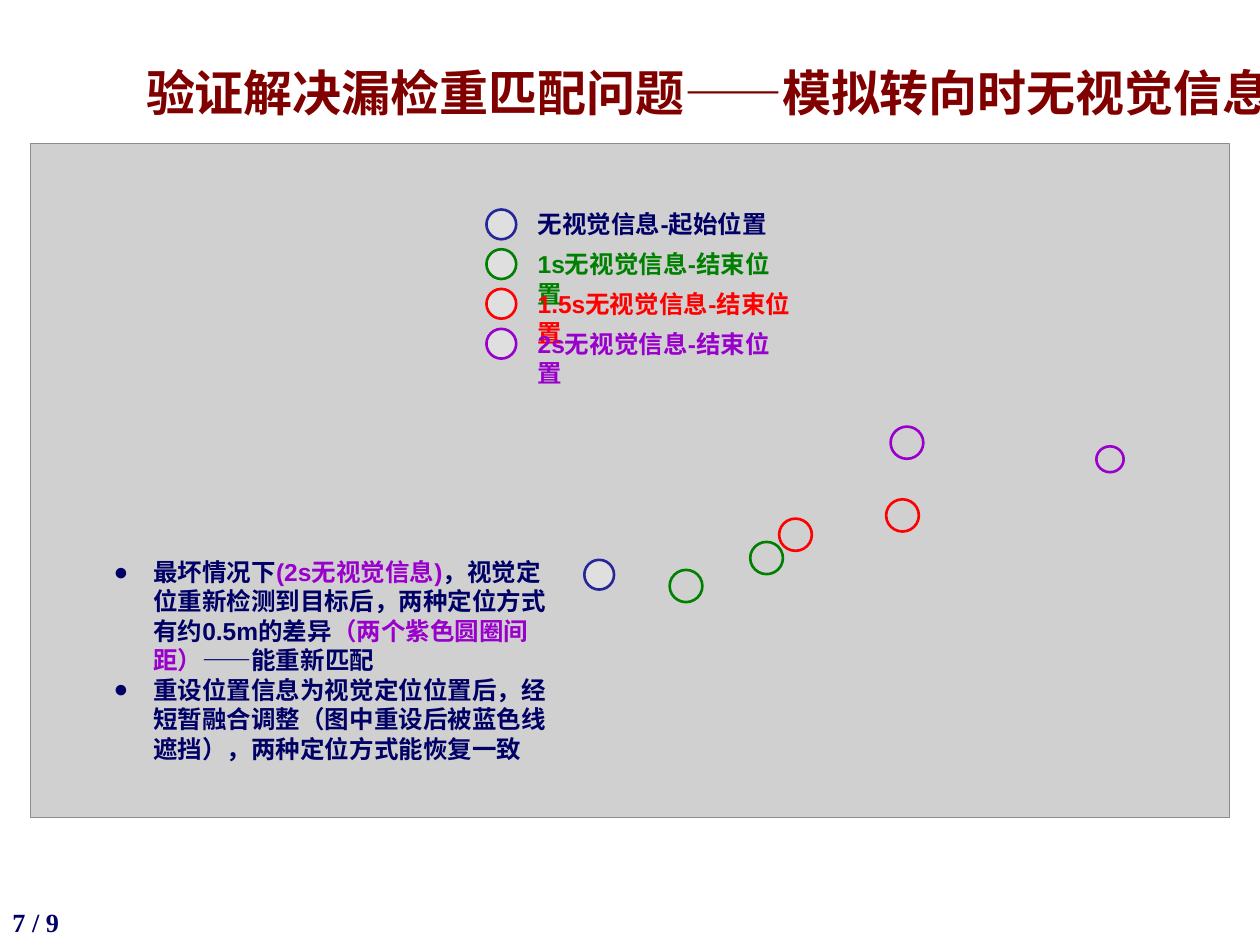
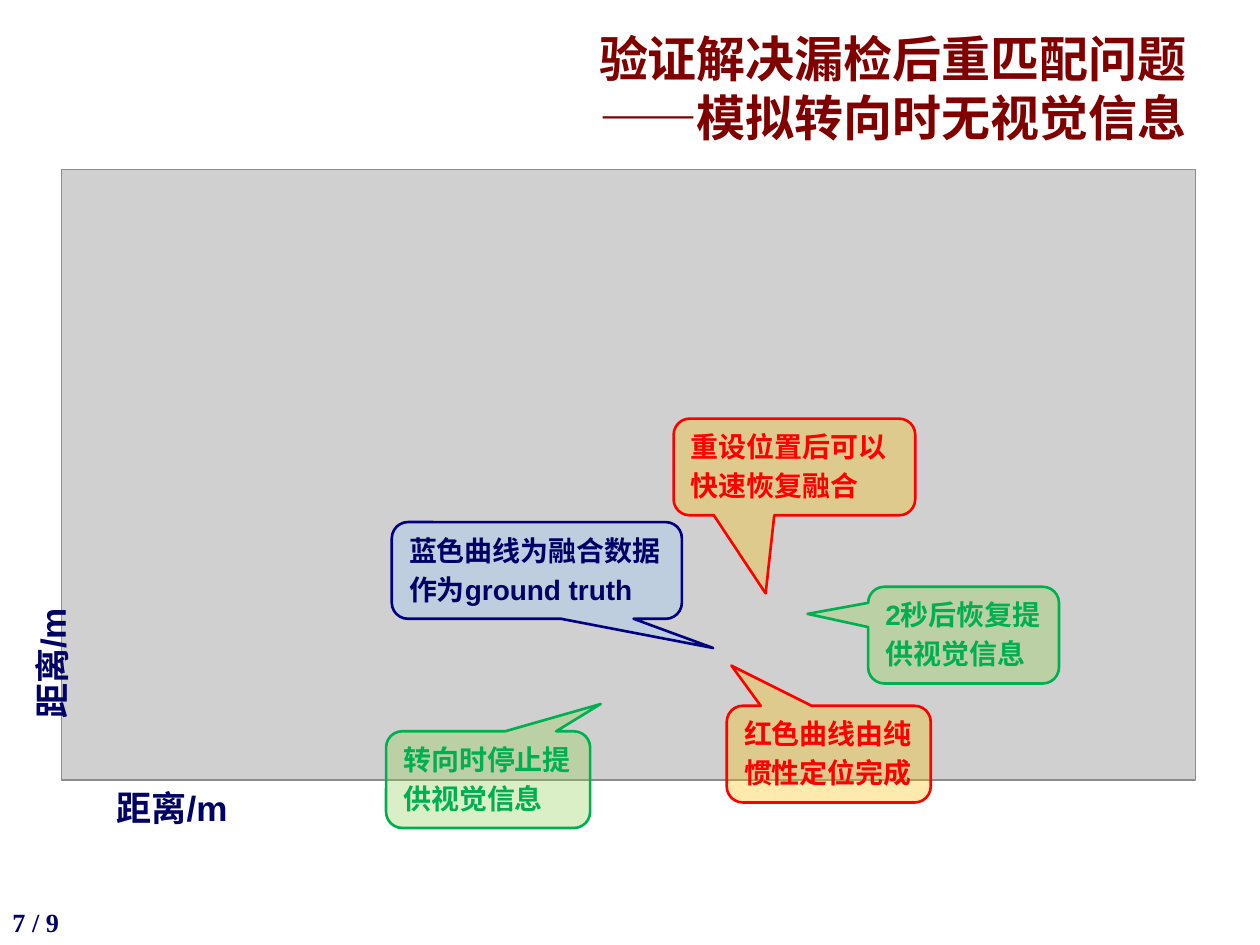
Before and after one commit to potato1996/FinalYearProject, a slide deck: slide 7 of slides/答辩ppt-杜大有1300012870.pptx. Drawn at 1260x945 pixels with LibreOffice and Linux fonts; fonts in the diff are those of the drawing; grey boxes stand for pictures; background and template pictures are left out. Boxes give left, top, right and bottom in pixels: in the first picture for what was removed or moved away, otherwise in the second. Text is boxed around its words. In the diff, an @@ line names an element or a change of style, - is before the commit and + after.

```diff
--- a/slides/答辩ppt-杜大有1300012870.pptx
+++ b/slides/答辩ppt-杜大有1300012870.pptx
@@ title at <box>599,35,1186,141</box>: text changed @@
-验证解决漏检重匹配问题——模拟转向时无视觉信息
+验证解决漏检后重匹配问题
+——模拟转向时无视觉信息
@@ picture: place and size @@
-picture at <box>30,144,1230,818</box>
+picture at <box>62,169,1196,780</box>
@@ ellipse removed at <box>486,209,517,239</box> @@
@@ text removed at <box>538,212,767,236</box> @@
-无视觉信息-起始位置
@@ ellipse removed at <box>486,249,517,280</box> @@
@@ text removed at <box>538,253,770,309</box> @@
-1s无视觉信息-结束位置
@@ ellipse removed at <box>486,289,517,319</box> @@
@@ text removed at <box>538,293,790,348</box> @@
-1.5s无视觉信息-结束位置
@@ ellipse removed at <box>486,329,517,359</box> @@
@@ text removed at <box>538,333,770,388</box> @@
-2s无视觉信息-结束位置
@@ rounded speech box added at <box>674,418,916,515</box>, fill #FFC000 at 32% opacity, outline #FF0000 1.5 pt, 16 pt, text #FF0000, bold @@
+重设位置后可以
+快速恢复融合
@@ ellipse removed at <box>891,427,924,460</box> @@
@@ ellipse removed at <box>1096,446,1124,472</box> @@
@@ ellipse removed at <box>886,499,919,532</box> @@
@@ rounded speech box added at <box>392,522,682,619</box>, fill #99CCFF at 32% opacity, outline #000080 1.5 pt, 16 pt, text #000066, bold @@
+蓝色曲线为融合数据
+作为ground truth
@@ ellipse removed at <box>779,519,811,552</box> @@
@@ text removed at <box>153,560,546,761</box> @@
-● 最坏情况下(2s无视觉信息)，视觉定位重新检测到目标后，两种定位方式有约0.5m的差异（两个紫色圆圈间距）——能重新匹配
-● 重设位置信息为视觉定位位置后，经短暂融合调整（图中重设后被蓝色线遮挡），两种定位方式能恢复一致
@@ ellipse removed at <box>585,559,615,590</box> @@
@@ ellipse removed at <box>750,542,782,575</box> @@
@@ ellipse removed at <box>669,570,702,602</box> @@
@@ rounded speech box added at <box>868,587,1058,684</box>, fill #92D050 at 32% opacity, outline #00B050 1.5 pt, 16 pt, text #00B050, bold @@
+2秒后恢复提
+供视觉信息
@@ text added at <box>25,619,76,716</box>, 20 pt, text #000066, bold @@
+距离/m
@@ rounded speech box added at <box>727,706,931,803</box>, fill #FFC000 at 32% opacity, outline #FF0000 1.5 pt, 16 pt, text #FF0000, bold @@
+红色曲线由纯
+惯性定位完成
@@ rounded speech box added at <box>386,731,590,828</box>, fill #92D050 at 32% opacity, outline #00B050 1.5 pt, 16 pt, text #00B050, bold @@
+转向时停止提
+供视觉信息
@@ text added at <box>117,791,228,824</box>, 20 pt, text #000066, bold @@
+距离/m
```
Also in this commit, not shown: 5 other slides changed.
